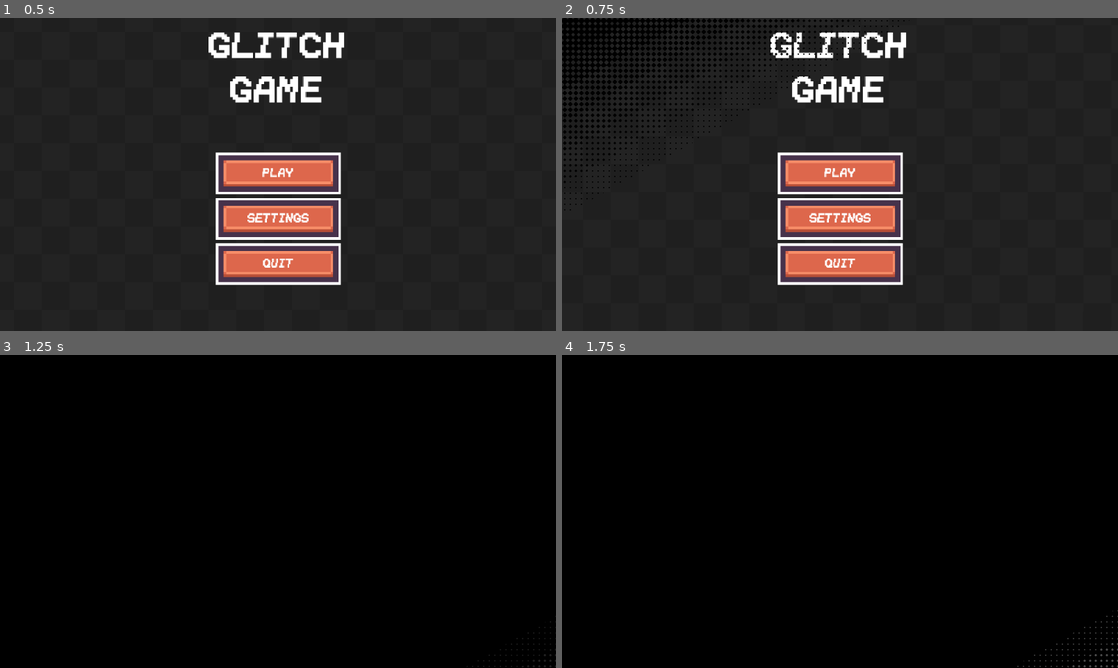
Above: before the commit, frames 1-4 (two rows, left to right).
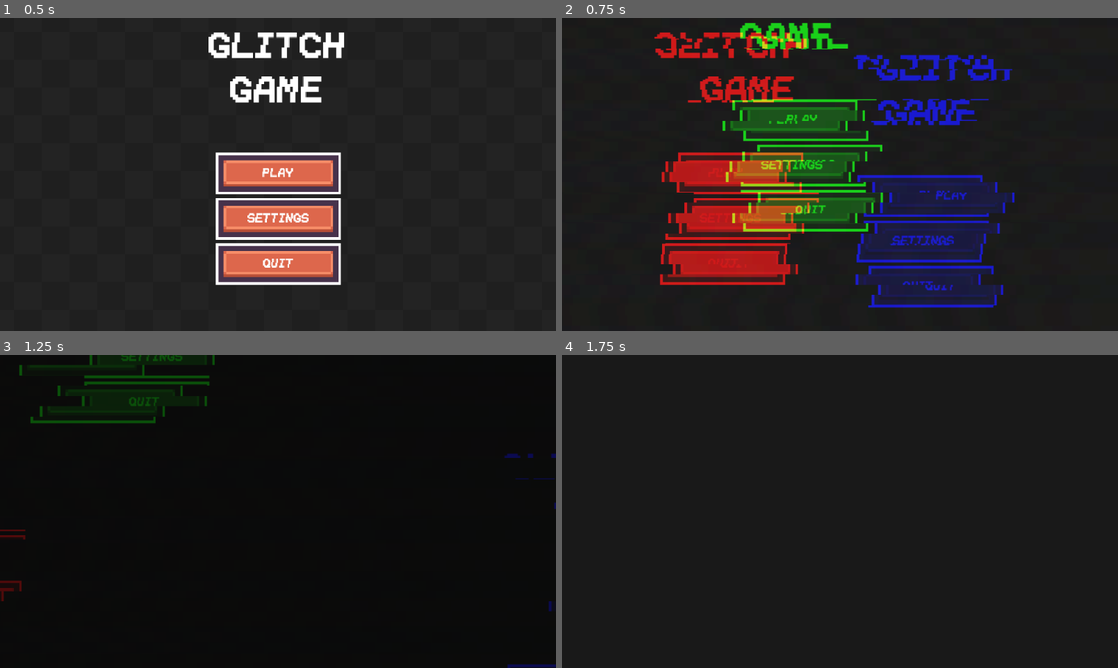
Above: after the commit, the same moments.

Repository: Caio-de-Souza-Marinho/gamejam-42
Game: Godot game, scene res://Scenes/UI/main_menu.tscn
Same seed, same stepped clock (60 frames per second), same inputs: the game is played once before the commit and once after it.
Inputs:
- Up to frame 1 (0.5 s): no input
- Up to frame 2 (0.75 s): click "PLAY" at 0.5 s
- Up to frame 3 (1.25 s): no input
- Up to frame 4 (1.75 s): click "PLAY" at 1.25 s

Frame 1 is identical in both runs. In frame 2, 35% of the frame differs, in the area x 0-82%, y 0-93%; in frame 3, 3.9%; in frame 4, 100%, in the area x 0-100%, y 0-100%.

Commit message:
add new transition shader

Diff:
--- a/Autoloads/transition.tscn
+++ b/Autoloads/transition.tscn
@@ -6,7 +6,11 @@
 [sub_resource type="ShaderMaterial" id="ShaderMaterial_2e8nc"]
 shader = ExtResource("2_h3pgc")
 shader_parameter/progress = 0.0
-shader_parameter/diamondPixelSize = 10.0
+shader_parameter/shake_power = 0.03
+shader_parameter/shake_block_size = 30.5
+shader_parameter/direction_r = Vector2(1, 0)
+shader_parameter/direction_g = Vector2(0.4, 1)
+shader_parameter/direction_b = Vector2(-0.7, -0.3)
 
 [node name="Transition" type="Node" unique_id=512084821]
 script = ExtResource("1_esvv7")
--- a/Shaders/transition.gdshader
+++ b/Shaders/transition.gdshader
@@ -1,3 +1,4 @@
+/*
 shader_type canvas_item;
 
 uniform float progress : hint_range(0, 1);
@@ -15,3 +16,46 @@
 	float yDistance = abs(yFraction - 0.5);
 	COLOR.a = when_lt(xDistance + yDistance + UV.x + UV.y, progress * 4.0);
 }
+*/
+
+shader_type canvas_item;
+
+uniform sampler2D screen_texture : hint_screen_texture;
+
+uniform float progress : hint_range(0.0, 1.0) = 0.0;
+
+uniform float shake_power = 0.03;
+uniform float shake_block_size = 30.5;
+
+uniform vec2 direction_r = vec2(1.0, 0.0);
+uniform vec2 direction_g = vec2(0.4, 1.0);
+uniform vec2 direction_b = vec2(-0.7, -0.3);
+
+float random(float seed)
+{
+	return fract(543.2543 * sin(dot(vec2(seed), vec2(3525.46, -54.3415))));
+}
+
+void fragment()
+{
+	vec2 uv = SCREEN_UV;
+
+	uv.x += (
+		random(
+			trunc(SCREEN_UV.y * shake_block_size) / shake_block_size + TIME
+		) - 0.5
+	) * shake_power * (progress * 12.0);
+
+	vec3 color;
+
+	color.r = textureLod(screen_texture,
+		uv + normalize(direction_r) * progress, 0.0).r;
+
+	color.g = textureLod(screen_texture,
+		uv + normalize(direction_g) * progress, 0.0).g;
+
+	color.b = textureLod(screen_texture,
+		uv + normalize(direction_b) * progress, 0.0).b;
+
+	COLOR = vec4(color * (1.0 - progress), 1.0);
+}
